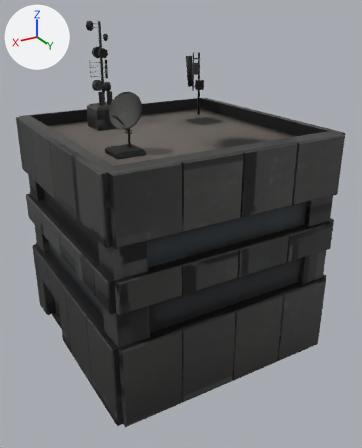
A saved change to the FBX model materials/building_0.fbx.
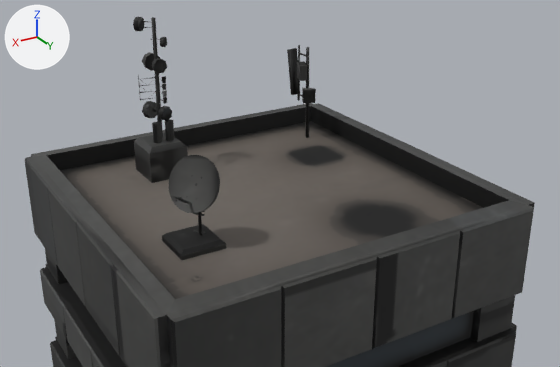
Old and new are each drawn whole from a 50 mm camera at (0.0312, 0.0274, 0.0291) aimed at (0.0098, -0.0084, 0.0112) and again close up from a 50 mm camera at (0.0296, 0.0245, 0.0367) aimed at (0.0081, -0.0112, 0.0188). Every picture has the same lights, and +X, +Y and +Z are marked at upper left. Where no turn or scale is listed for an object, it has been applied to the vertices. Vertices at the same position are counted once.

Objects in the first close-up: 'final'.
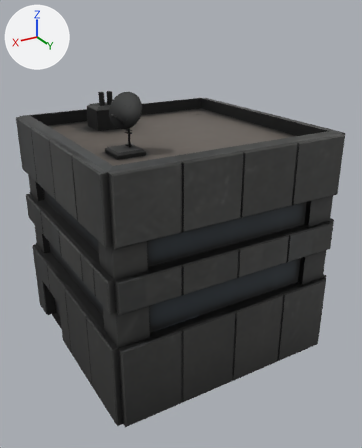
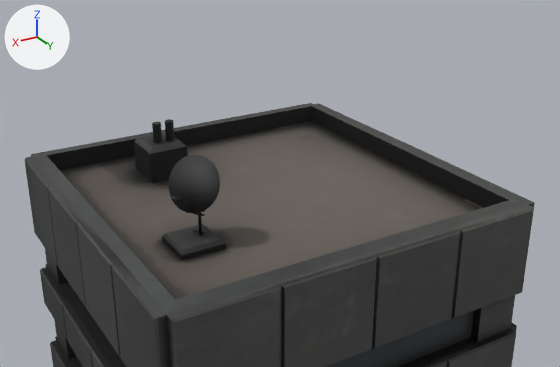
The newer file is also turned or shifted as a whole; pictures and numbers use the older file's frame.

Changed parts and their boxes (x1, y1, x2, y2) in the close-ups (560 x 367 px):
'final', reshaped: before (25, 17, 535, 367); after (25, 103, 535, 367)
part 1 of me_untitled_005, deleted (black): before (133, 17, 316, 138)
part 2 of me_untitled_005, surface changed: (40, 103, 535, 367) in both

What the commit changed:
me_untitled_005 is used by ob_final; location (0.0, 0.0, 0.0).
me_untitled_005 had 1243 vertices, 1264 faces and spanned x -0.0005..0.0205, y -0.0205..0.0005, z 0.0..0.0282.
me_untitled_005 now has 969 vertices, 1008 faces and spans x -0.0005..0.0205, y -0.0205..0.0005, z 0.0..0.0236.
me_untitled_005 part 1: 48 loose pieces with 274 vertices, spanning x 0.0024..0.0144, y -0.0186..-0.0152, z 0.019..0.0282, are deleted.
me_untitled_005 part 2: 829 kept faces spanning x -0.0005..0.0205, y -0.0205..0.0005, z 0.0..0.0236 get new texture (UV) coordinates.
